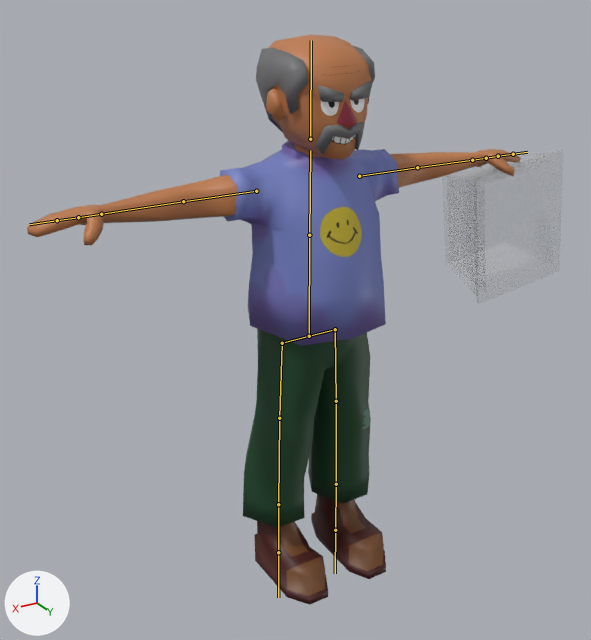
One commit to the FBX model Assets/Personajes/Dulces/SeñorDulces.fbx: the scene before it, then after it.
Both versions are drawn from a 50 mm camera at (2.83, 4.53, 4.25) aimed at (0.2, 0.14, 2.06). Lighting does not change. The marker at lower left points along +X, +Y and +Z. The older version comes first. The bones that change, and the others that lie on the model, are drawn over the model as lines.

Names of what the first picture shows: 'Cubo', 'cabeza'.
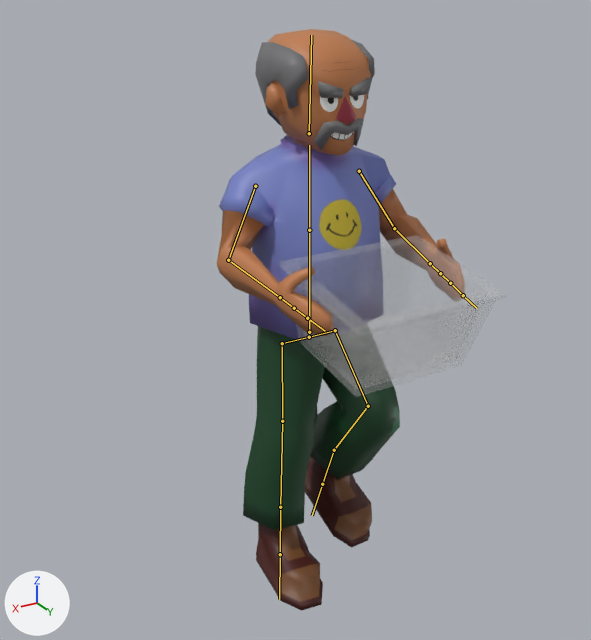
The newer file adds an action. The first version stands in its rest pose; the second is drawn at frame 27 of the action 'Esqueleto|CaminarDulces'.

Boxes (x1, y1, x2, y2) around the edits, measured in the pictures (591 x 640 px):
'cabeza', posed (52% narrower): before (27, 35, 521, 605); after (217, 29, 455, 611)
'Cubo', posed (85% wider): before (442, 148, 564, 304); after (280, 235, 506, 397)
bone 'Hueso', root to tip: before (309, 336) to (309, 235); after (309, 332) to (309, 230)
bone 'Hueso.002', root to tip: before (310, 139) to (311, 40); after (309, 133) to (311, 35)
bone 'Bone.R', root to tip: before (359, 176) to (417, 167); after (359, 171) to (394, 228)
bone 'Bone.001.R', root to tip: before (417, 167) to (472, 160); after (394, 228) to (430, 263)
bone 'Bone.L', root to tip: before (256, 191) to (183, 201); after (255, 186) to (228, 260)
bone 'Bone.001.L', root to tip: before (183, 201) to (101, 214); after (228, 260) to (280, 297)
bone 'Hueso.004.R', root to tip: before (335, 329) to (336, 401); after (335, 330) to (368, 406)
bone 'Hueso.005.R', root to tip: before (336, 401) to (336, 484); after (368, 406) to (334, 450)
bone 'Hueso.006.R', root to tip: before (336, 484) to (335, 530); after (334, 450) to (322, 484)
bone 'Hueso.004.L', root to tip: before (282, 343) to (279, 418); after (282, 343) to (282, 421)
bone 'Hueso.005.L', root to tip: before (279, 418) to (278, 504); after (282, 421) to (280, 507)

What the commit changed:
Bone 'Hueso' (bone_hueso) moves from (0.0, 0.0, 0.0) to (0.0, 0.032, -0.006).
Bone 'Hueso' (bone_hueso) turns from (0, 0, 0) to (1, 0, 0) degrees about its own x, y and z.
Bone 'Hueso.002' (bone_hueso_002) turns from (0, 0, 0) to (-2, 0, 0) degrees about its own x, y and z.
Bone 'Bone.R' (bone_bone_r) turns from (0, 0, 0) to (-10, -6, 60) degrees about its own x, y and z.
Bone 'Bone.001.R' (bone_bone_001_r) turns from (0, 0, 0) to (-66, 8, 34) degrees about its own x, y and z.
Bone 'Bone.L' (bone_bone_l) turns from (0, 0, 0) to (-10, 6, -61) degrees about its own x, y and z.
Bone 'Bone.001.L' (bone_bone_001_l) turns from (0, 0, 0) to (-66, -8, -35) degrees about its own x, y and z.
Bone 'Hueso.004.R' (bone_hueso_004_r) turns from (0, 0, 0) to (1, -3, -43) degrees about its own x, y and z.
Bone 'Hueso.005.R' (bone_hueso_005_r) turns from (0, 0, 0) to (2, 0, 79) degrees about its own x, y and z.
Bone 'Hueso.006.R' (bone_hueso_006_r) turns from (0, 0, 0) to (0, 0, -14) degrees about its own x, y and z.
Bone 'Hueso.004.L' (bone_hueso_004_l) turns from (0, 0, 0) to (0, 8, 4) degrees about its own x, y and z.
Bone 'Hueso.005.L' (bone_hueso_005_l) turns from (0, 0, 0) to (1, 0, -5) degrees about its own x, y and z.
